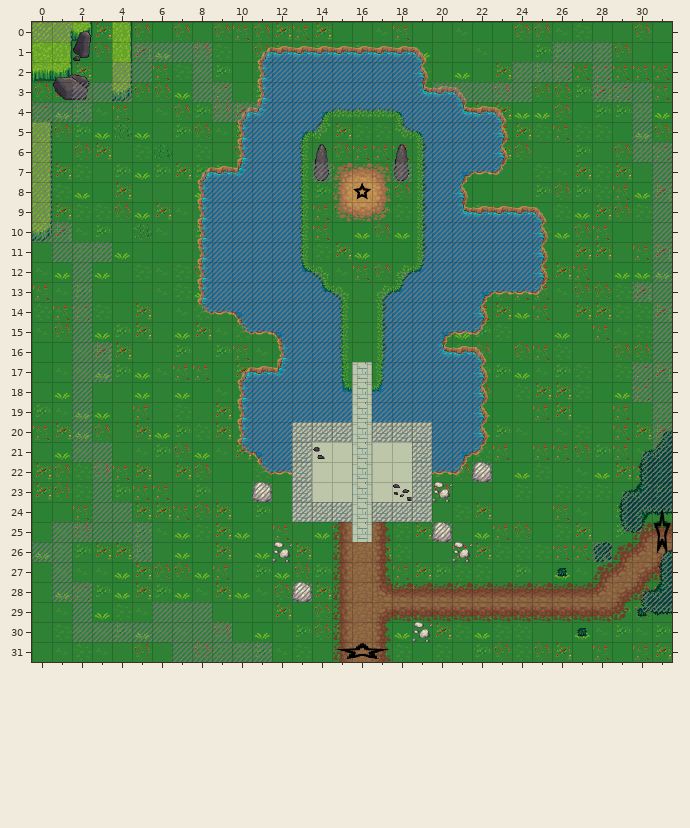
Two states of a Tiled map, assets/WalkingDemoScene.tmx. Above, as it was before the edit.
Cells are 32x32 px. Shown: x 0..31, y 0..31.
After the commit:
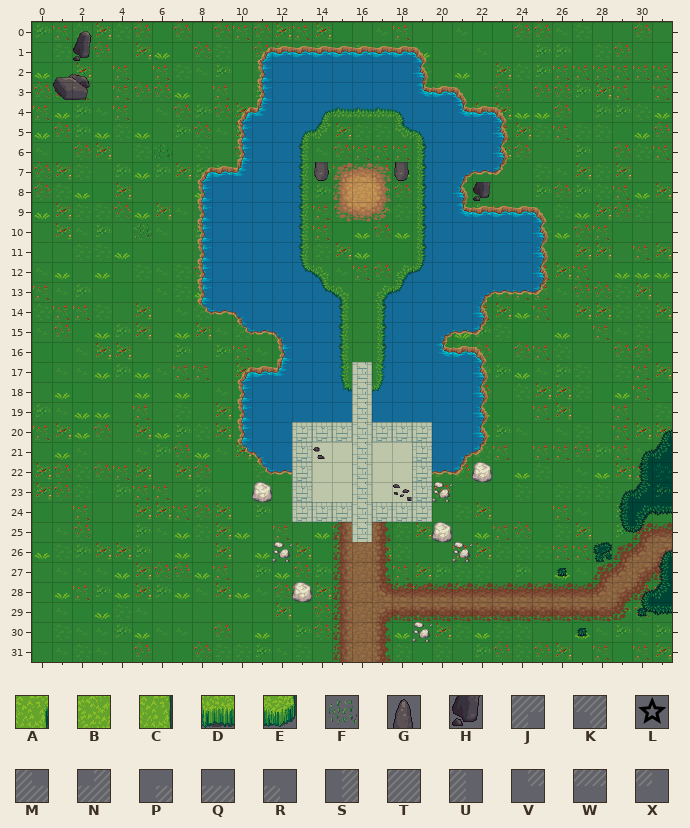
Key: from "terrain": A 205, B 301, C 302, D 333, E 334, F 367, G 671, H 732, J 894, K 895, L 925, M 926, N 927, P 957, Q 958, R 959, S 989, T 990, U 991, V 1021, W 1022, X 1023.
_ is an empty cell, . an unchanged one.
Objects are placed by their top-left corner, in cells (3,4 is the top-left corner of cell 3,4); size is 1x1 cell unless given.
Commit message: Walking behind parts of map
Difference:
--- layer "Ground 1"
@@ x 0..4 @@
- 0 BAE.C
- 1 BC..C
- 2 DE..C
- 3 ....E
+ 0 ___._
+ 1 __.._
+ 2 __.._
+ 3 ...._
@@ x 0..4 @@
- 5 C...F
- 6 C....
- 7 C....
- 8 C....
- 9 C....
-10 E....
+ 5 _..._
+ 6 _....
+ 7 _....
+ 8 _....
+ 9 _....
+10 _....
--- layer "Ground 2"
@@ x 14..18 @@
- 6 G...G
+ 6 _..._
@@ x 22..22 @@
- 8 _
+ 8 H
--- layer "Objects" (now hidden)
-L "Spawn" at 16,8
-L "Exit to dark forest" at 31,24 size 1x3
-L "Exit to the village" at 15,31 size 3x1
--- layer "Pass" (now hidden)
@@ x 0..31 @@
- 0 TT..............................
- 1 .....TTTT..PQQQQQQQR......TTT...
- 2 ....TT..T..STTTTTTTU....TTT.T...
- 3 ..TTT...TT.STTTTTTTMTTTTT...TTT.
- 4 TTT......TTTTTJWWWKTTMQR......T.
- 5 T.........STTJX...VKTTTU......T.
- 6 T.........STTU.....STTTU......TT
- 7 T.......PQNTTUT...TSTJWX.......T
- 8 T.......STTTTU..L..STU.........T
- 9 T.......STTTTU.....STMQQQR.....T
-10 TT......STTTTU.....STTTTTU.....T
-11 .TTT....STTTTU.....STTTTTU.....T
-12 ..T.....STTTTMR...PNTTTTTU.....T
-13 ..T.....STTTTTMR.PNTTTJWWX....TT
-14 ..T.....VWKTTTTU.STTTTU........T
-15 ..T.......VWKTTU.STTJWX........T
-16 ..TT........STTU.STTMQR........T
-17 ..TT......PQNTTU.STTTTU.......TT
-18 ..T.......STTTTM.NTTTTU.......TT
-19 ..T.......STTTTT.TTTTTU........T
-20 ..T.......STTTTT.TTTTTU........T
-21 ..TT......VKTT.....TTJX.......PT
-22 ...T.......VWT.....TWXT.......ST
-23 ...T.......T.T.....T.........PNT
-24 ...TT........TTT.TTT.........SJW
-25 .TTTTT..............T........VX.
-26 TT...T......................T..P
-27 .T.............................S
-28 .TT..........T................PN
-29 ..T...TTT.....................VW
-30 ..TTTTTTTT......................
-31 .......TTTTT....................
+ 0 __..............................
+ 1 .....____.._________......___...
+ 2 ....__.._.._________....___._...
+ 3 ..___...__.______________...___.
+ 4 ___......_______________......_.
+ 5 _........._____...______......_.
+ 6 _.........____....._____......__
+ 7 _......._______...______......._
+ 8 _.......______.._..___........._
+ 9 _.......______....._______....._
+10 __......______....._______....._
+11 .___....______....._______....._
+12 .._....._______...________....._
+13 .._.....________._________....__
+14 .._.....________.______........_
+15 .._.......______.______........_
+16 ..__........____.______........_
+17 ..__......______.______.......__
+18 .._.......______.______.......__
+19 .._.......______.______........_
+20 .._.......______.______........_
+21 ..__......____.....____.......__
+22 ..._.......___.....____.......__
+23 ..._......._._....._.........___
+24 ...__........___.___.........___
+25 ._____.............._........__.
+26 __..._......................_.._
+27 ._............................._
+28 .__.........._................__
+29 .._...___.....................__
+30 ..________......................
+31 ......._____....................
Where, in picture pixels (left, top, right, bottom), the same in both pictures:
changed: (32, 22, 672, 662)
